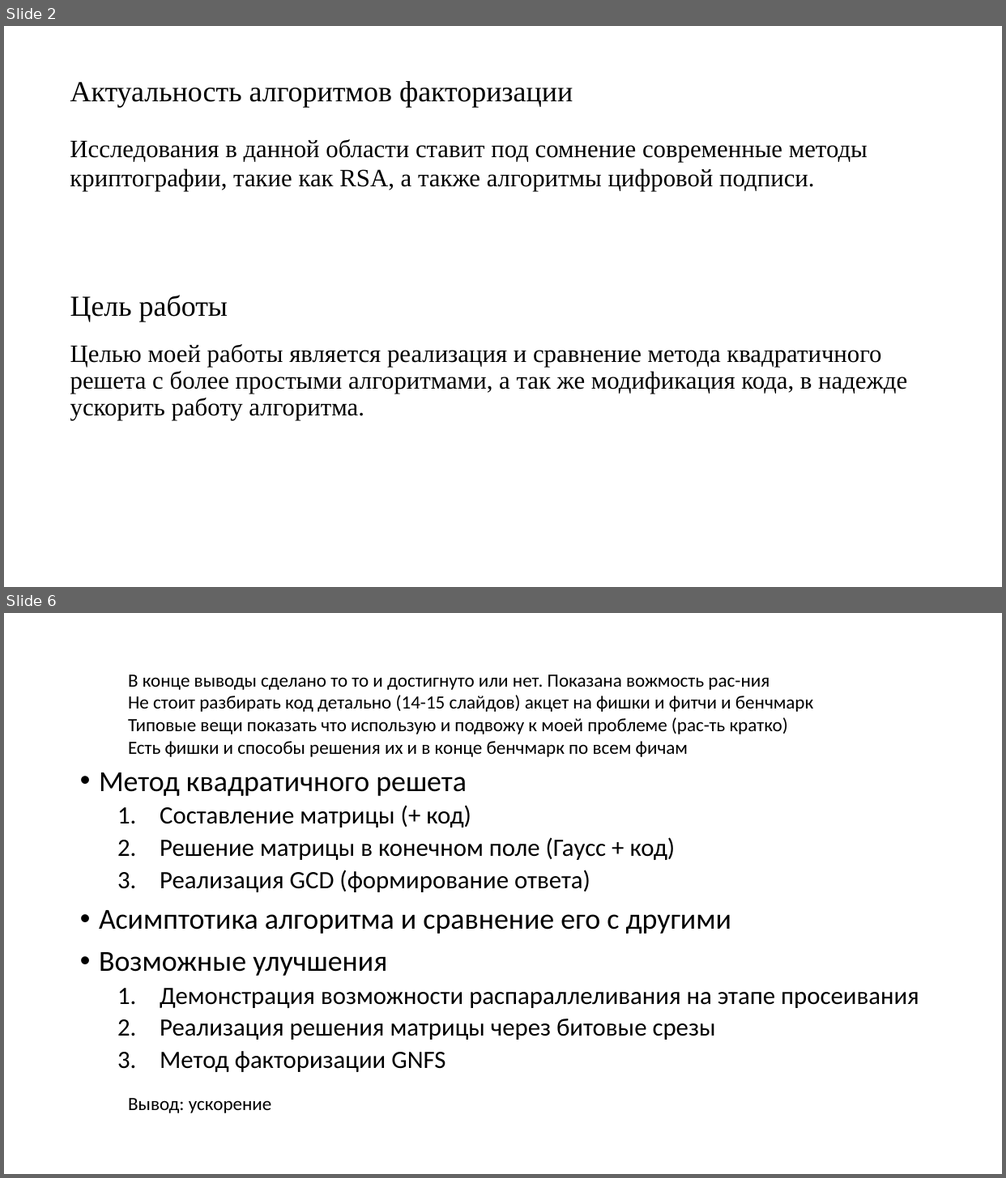
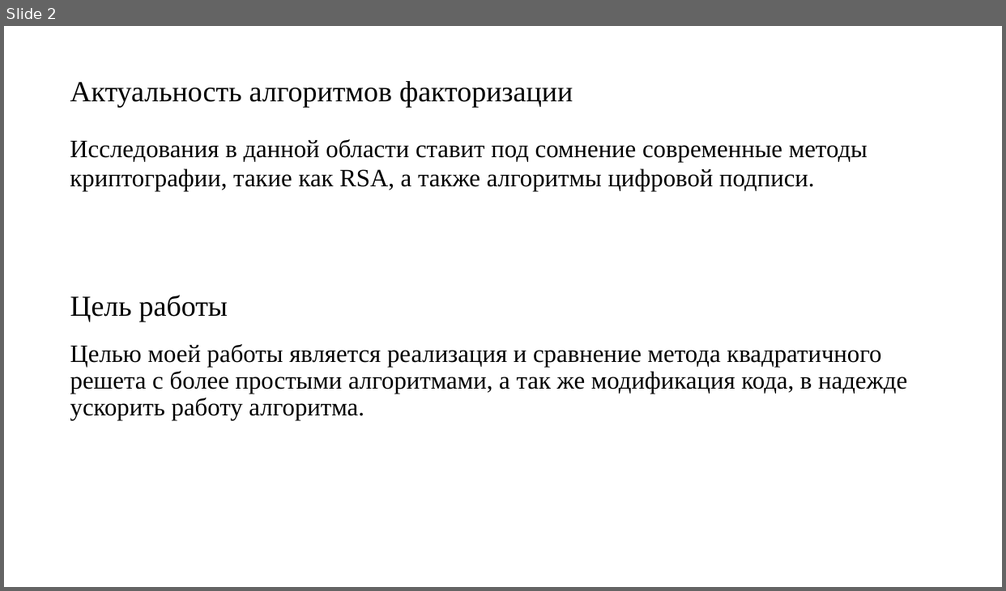
Before and after one commit to pagamov/VKR, a slide deck: Гамов Павел Чтения.pptx. Shown one above the other, each under a label of ours: slides 2 and 6 before the commit, slide 2 after it; the slides between them are not shown. The pictures are 1006x1178 and 1006x591 pixels, drawn with LibreOffice and Linux fonts; fonts in the diff are those of the drawing. Boxes give left, top, right and bottom in pixels: in the first picture for what was removed or moved away, otherwise in the second. Text is boxed around its words. In the diff, an @@ line names an element or a change of style, - is before the commit and + after.

```diff
--- a/Гамов Павел Чтения.pptx
+++ b/Гамов Павел Чтения.pptx
@@ slide 6 removed at box(4, 613, 1002, 1174), background #FFFFFF @@
@@ text removed at box(128, 675, 813, 757) @@
-В конце выводы сделано то то и достигнуто или нет. Показана вожмость рас-ния
-Не стоит разбирать код детально (14-15 слайдов) акцет на фишки и фитчи и бенчмарк
-Типовые вещи показать что использую и подвожу к моей проблеме (рас-ть кратко)
-Есть фишки и способы решения их и в конце бенчмарк по всем фичам
@@ text removed at box(99, 773, 919, 1072) @@
-• Метод квадратичного решета
-  1. Составление матрицы (+ код)
-  2. Решение матрицы в конечном поле (Гаусс + код)
-  3. Реализация GСD (формирование ответа)
-• Асимптотика алгоритма и сравнение его с другими
-• Возможные улучшения
-  1. Демонстрация возможности распараллеливания на этапе просеивания
-  2. Реализация решения матрицы через битовые срезы
-  3. Метод факторизации GNFS
@@ text removed at box(128, 1098, 272, 1114) @@
-Вывод: ускорение
```
Also in this commit, not shown: 1 slide changed, 4 slides added, 3 other slides removed, 1 other file.
